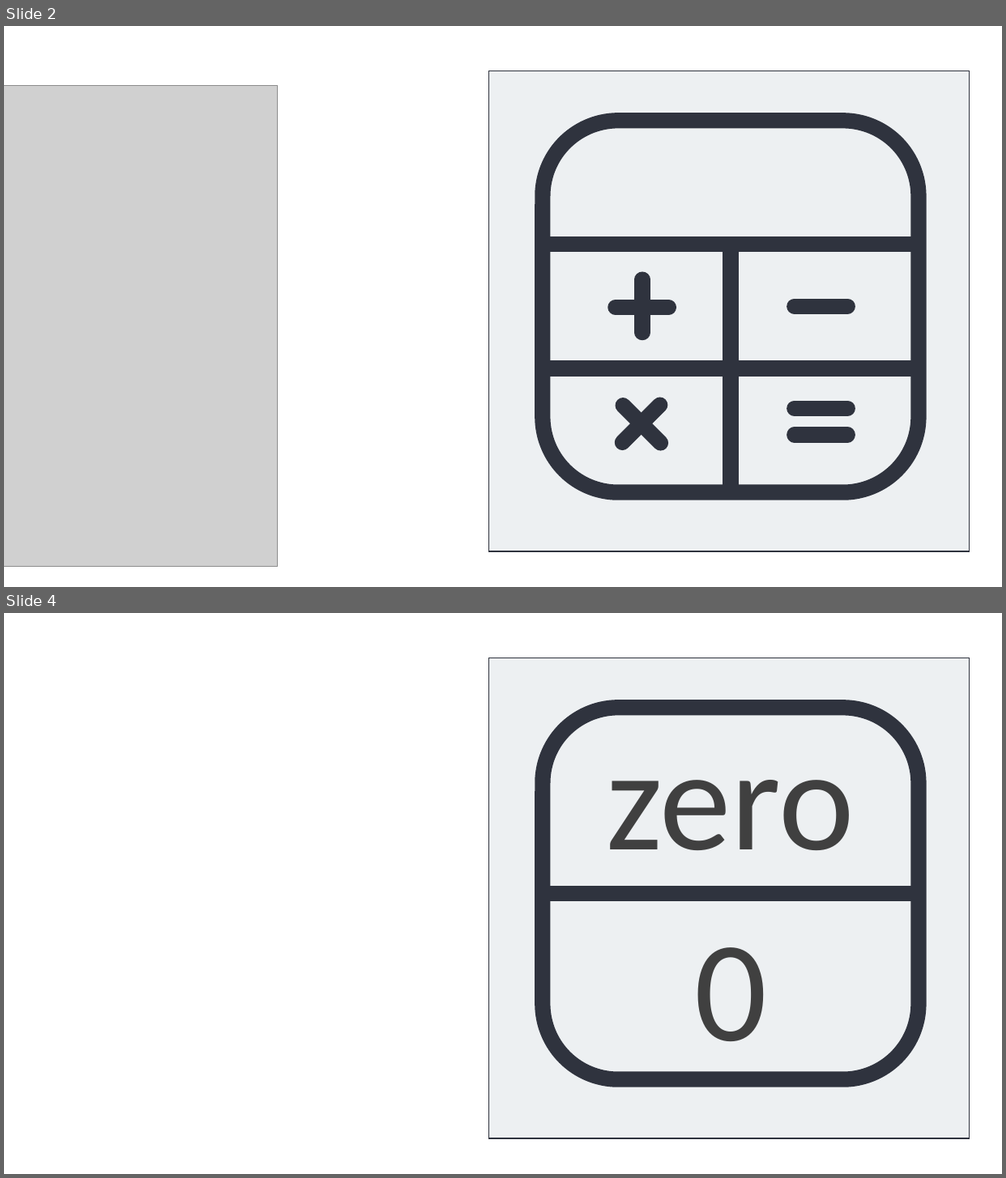
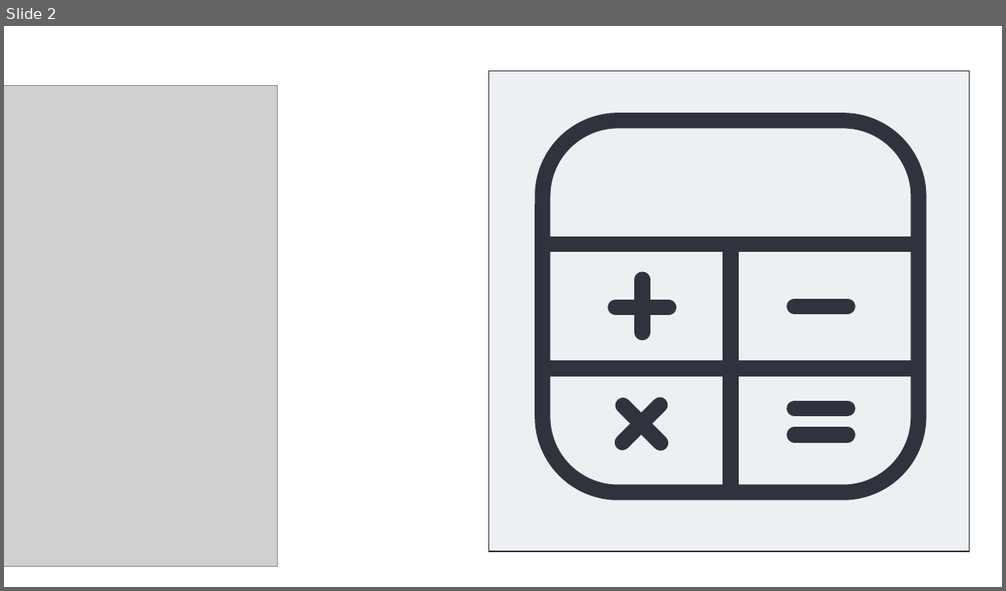
Before and after one commit to joachimneumann/1-translate, a slide deck: Calculator Icon.pptx. Shown one above the other, each under a label of ours: slides 2 and 4 before the commit, slide 2 after it; the slides between them are not shown. The pictures are 1006x1178 and 1006x591 pixels, drawn with LibreOffice and Linux fonts; fonts in the diff are those of the drawing; grey boxes stand for pictures. Boxes give left, top, right and bottom in pixels: in the first picture for what was removed or moved away, otherwise in the second. Text is boxed around its words. In the diff, an @@ line names an element or a change of style, - is before the commit and + after.

```diff
--- a/Calculator Icon.pptx
+++ b/Calculator Icon.pptx
@@ slide 4 removed at <box>4,613,1002,1174</box>, background #FFFFFF @@
@@ rectangle removed at <box>489,658,970,1139</box> @@
@@ rounded rectangle removed at <box>543,707,918,1080</box> @@
@@ text removed at <box>607,780,854,850</box> @@
-zero
@@ line removed from (543, 894) to (916, 894) @@
@@ text removed at <box>694,948,767,1074</box> @@
-0
```
Also in this commit, not shown: 1 slide changed, 1 slide added, 1 other file.
